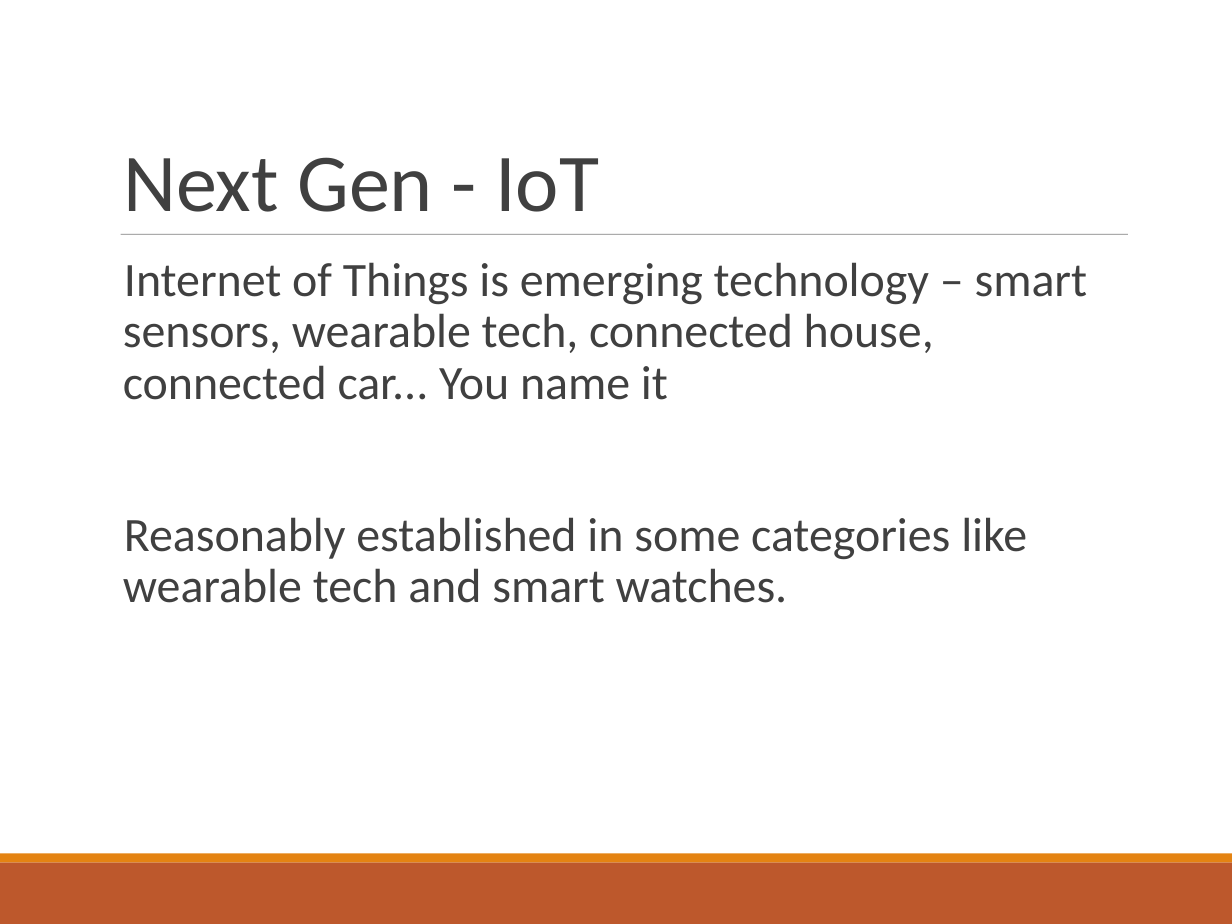
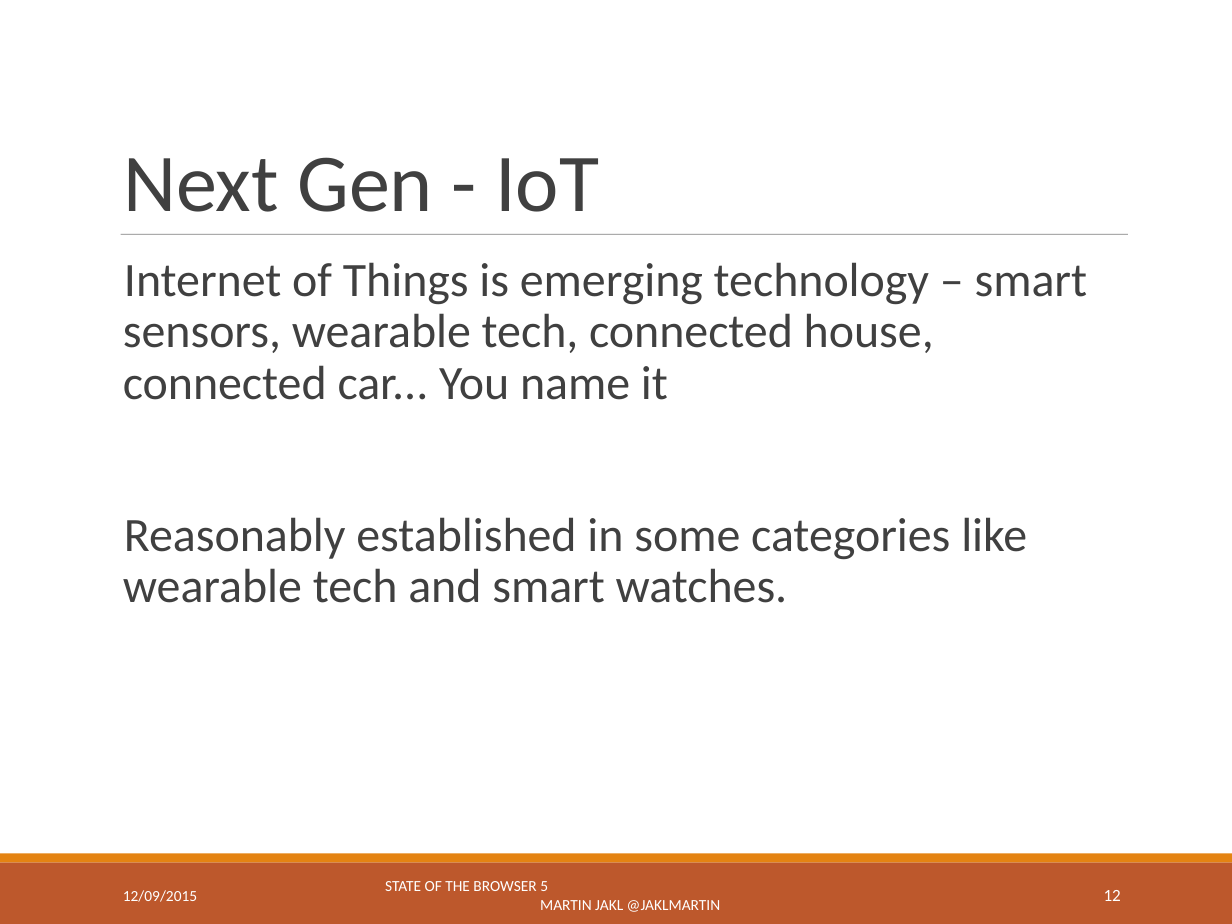
Before and after one commit to osel/Presentations, a slide deck: slide 12 of STOB5/Another_billion_STOB5.ppt. Drawn at 1232x924 pixels with LibreOffice and Linux fonts; fonts in the diff are those of the drawing. Boxes give left, top, right and bottom in pixels: in the first picture for what was removed or moved away, otherwise in the second. Text is boxed around its words. In the diff, an @@ line names an element or a change of style, - is before the commit and + after.

```diff
--- a/STOB5/Another_billion_STOB5.ppt
+++ b/STOB5/Another_billion_STOB5.ppt
@@ text added at [123, 890, 197, 902], 9 pt, text #FFFFFF @@
+12/09/2015
@@ text added at [385, 881, 720, 912], 9 pt, text #FFFFFF @@
+STATE OF THE BROWSER 5 MARTIN JAKL @JAKLMARTIN
@@ page number added at [1104, 890, 1121, 901], 10 pt, text #FFFFFF @@
+12
```
Also in this commit, not shown: 28 other slides changed, 1 slide added, 1 slide removed, 1 other file.
